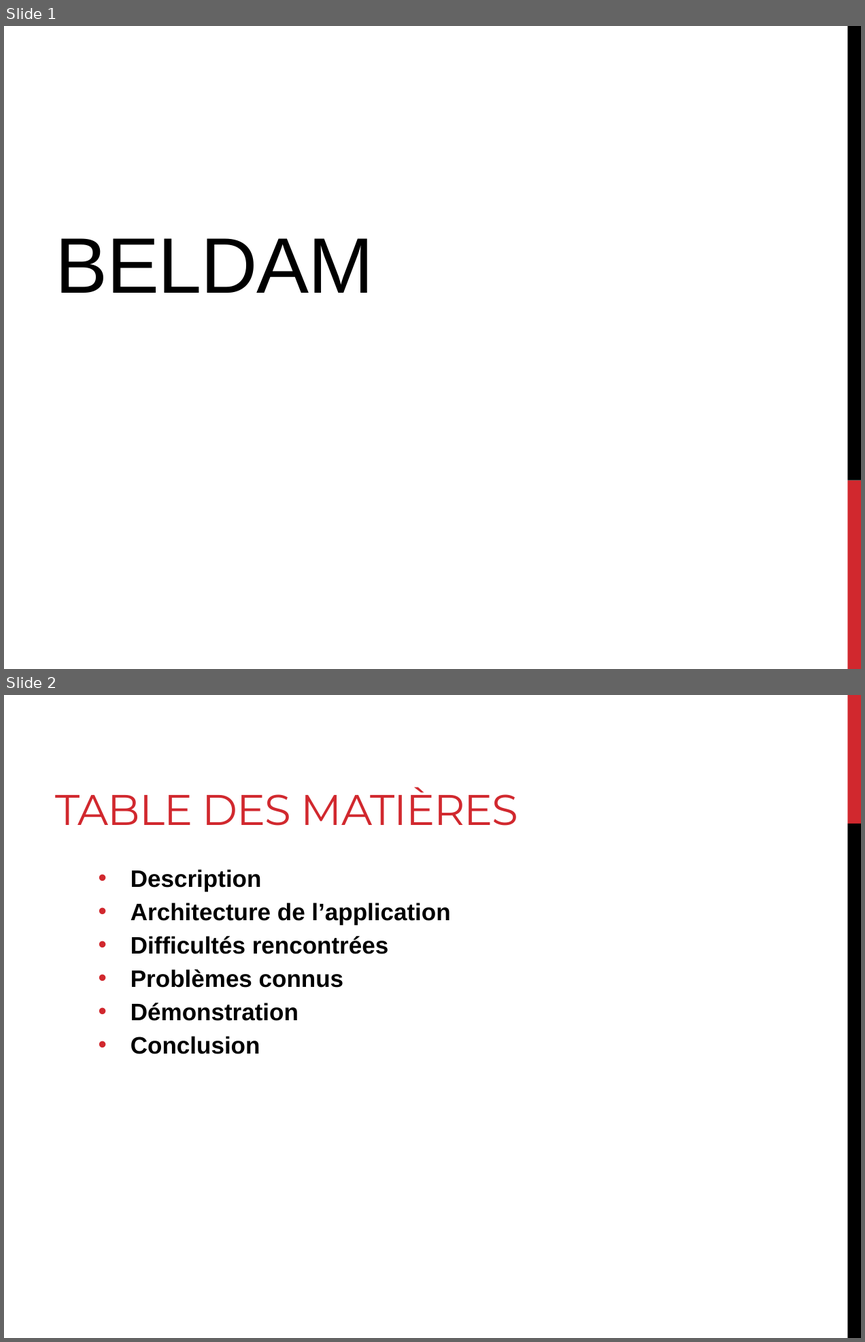
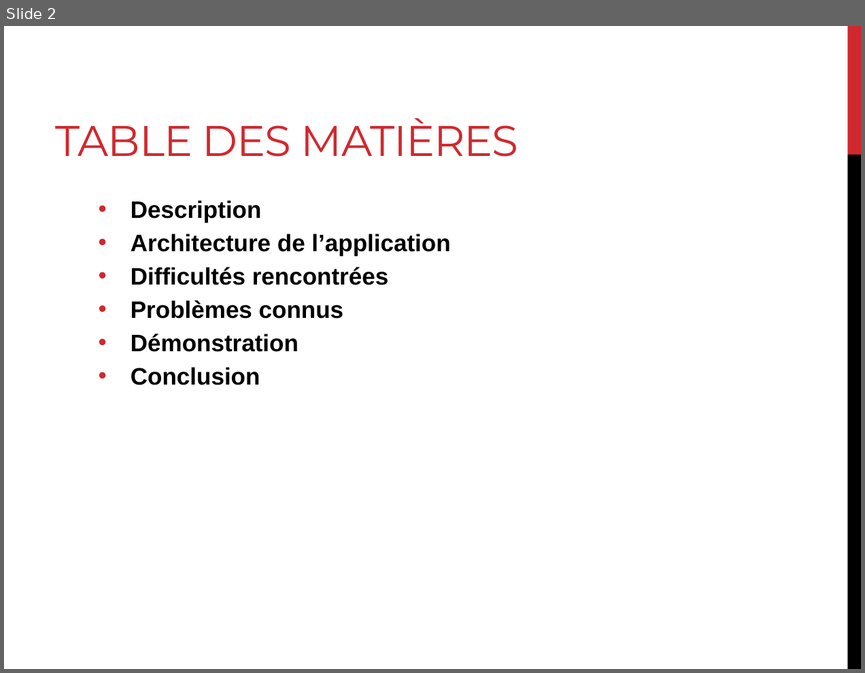
Before and after one commit to BELDAM/Server, a slide deck: BELDAM.pptx. Shown one above the other, each under a label of ours: slides 1 and 2 before the commit, slide 2 after it. The pictures are 865x1342 and 865x673 pixels, drawn with LibreOffice and Linux fonts; fonts in the diff are those of the drawing. Boxes give left, top, right and bottom in pixels: in the first picture for what was removed or moved away, otherwise in the second. Text is boxed around its words. In the diff, an @@ line names an element or a change of style, - is before the commit and + after.

```diff
--- a/BELDAM.pptx
+++ b/BELDAM.pptx
@@ slide 1 removed at [4,26,861,669], background #FFFFFF @@
@@ rectangle removed at [847,26,861,480] @@
@@ title removed at [56,238,374,293] @@
-BELDAM
@@ rectangle removed at [847,480,861,669] @@
```
Also in this commit, not shown: 1 slide changed, 2 slides added, 1 other file.
